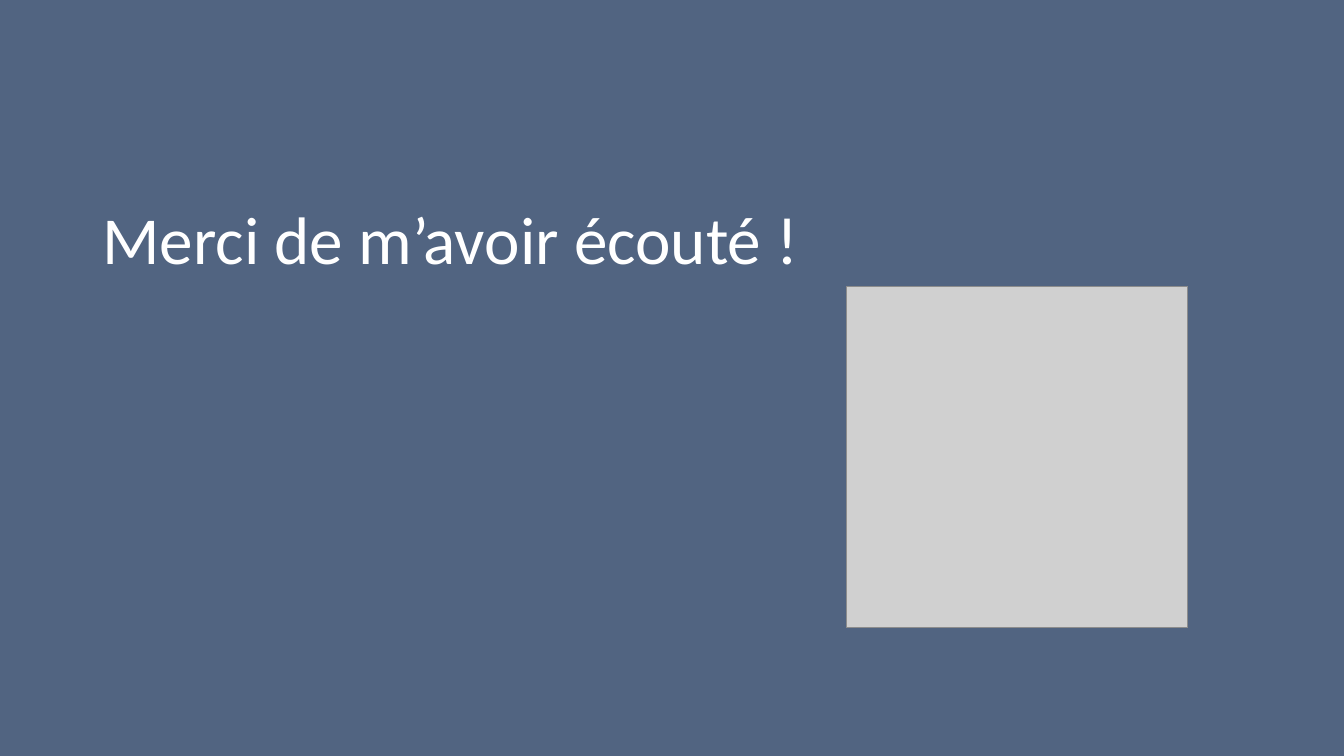
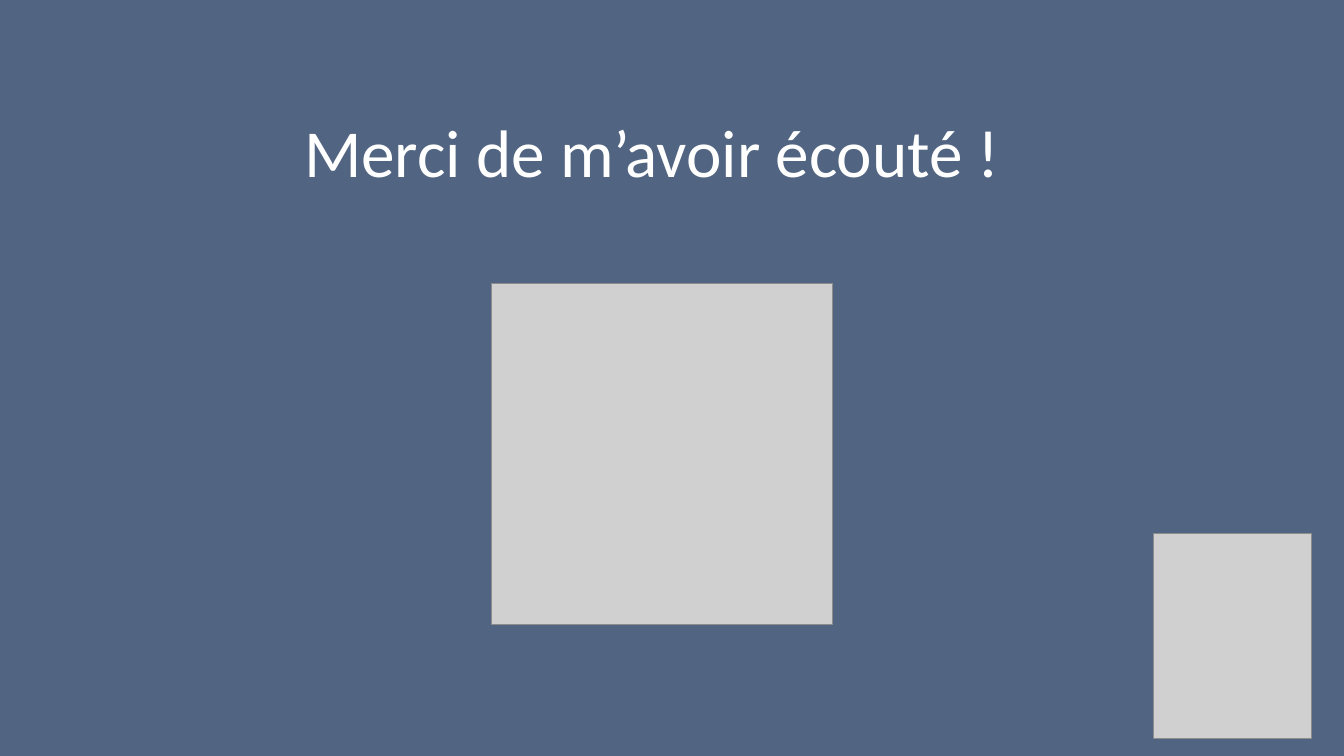
Before and after one commit to D-CRAVO/FORMATION-CDA-2210, a slide deck: slide 25 of 106_DesignPattern/Cours/Observateur/Observateur.pptx. Drawn at 1344x756 pixels with LibreOffice and Linux fonts; fonts in the diff are those of the drawing; grey boxes stand for pictures. Boxes give left, top, right and bottom in pixels: in the first picture for what was removed or moved away, otherwise in the second. Text is boxed around its words. In the diff, an @@ line names an element or a change of style, - is before the commit and + after.

```diff
--- a/106_DesignPattern/Cours/Observateur/Observateur.pptx
+++ b/106_DesignPattern/Cours/Observateur/Observateur.pptx
@@ text "Merci de m’avoir écouté !": place and size @@
-text "Merci de m’avoir écouté !" at (102, 217, 761, 265)
+text "Merci de m’avoir écouté !" at (304, 130, 963, 178)
@@ picture: place and size @@
-picture at (847, 286, 1189, 628)
+picture at (492, 283, 834, 625)
@@ picture added at (1154, 534, 1313, 739) @@
```
Also in this commit, not shown: 1 other slide changed.
